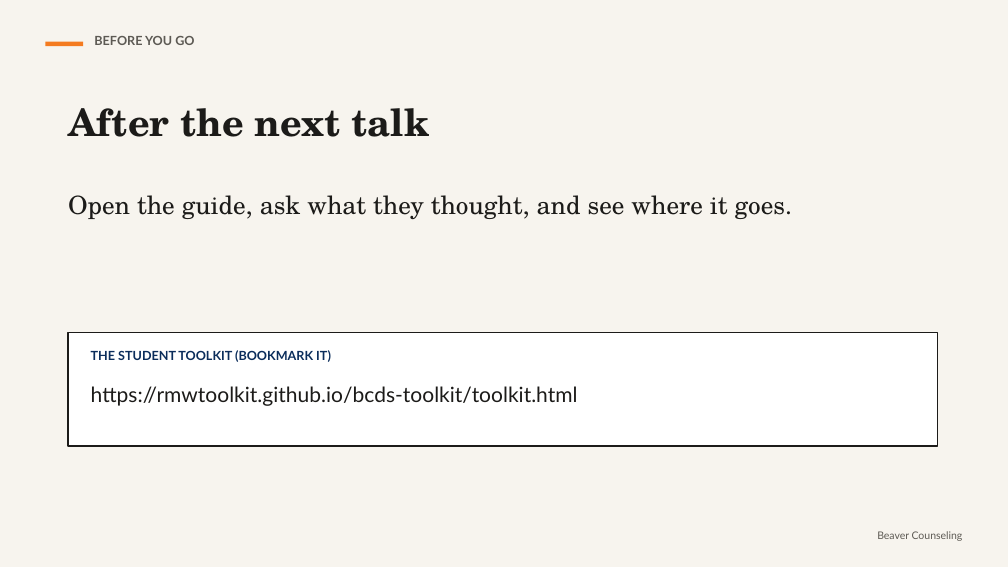
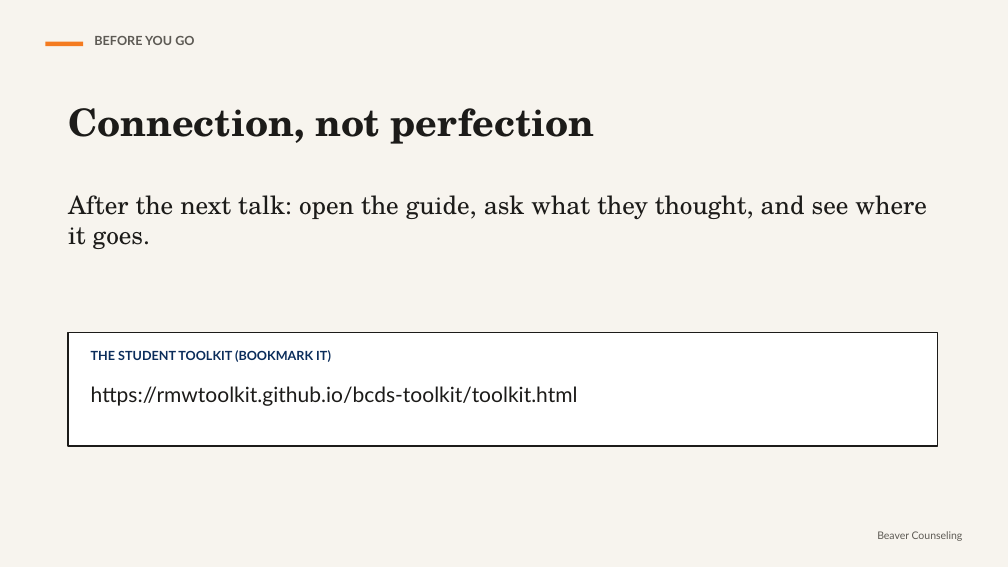
Before and after one commit to rmwtoolkit/bcds-toolkit, a slide deck: slide 17 of decks/using-the-toolkit-lesson-v2.pptx (slide 16 before the commit). Drawn at 1008x567 pixels with LibreOffice and Linux fonts; fonts in the diff are those of the drawing. Boxes give left, top, right and bottom in pixels: in the first picture for what was removed or moved away, otherwise in the second. Text is boxed around its words. In the diff, an @@ line names an element or a change of style, - is before the commit and + after.

```diff
--- a/decks/using-the-toolkit-lesson-v2.pptx
+++ b/decks/using-the-toolkit-lesson-v2.pptx
@@ text at (68, 108, 594, 144): text changed @@
-After the next talk
+Connection, not perfection
@@ text at (68, 195, 926, 249): text changed @@
-Open the guide, ask what they thought, and see where it goes.
+After the next talk: open the guide, ask what they thought, and see where it goes.
```
Also in this commit, not shown: 2 other slides changed, 1 slide added, 2 other files.
